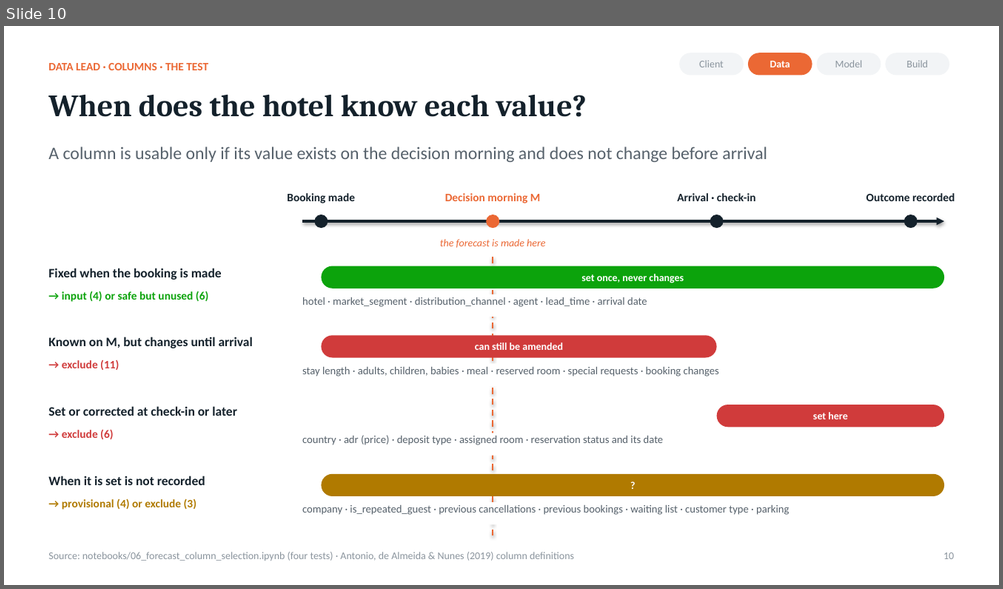
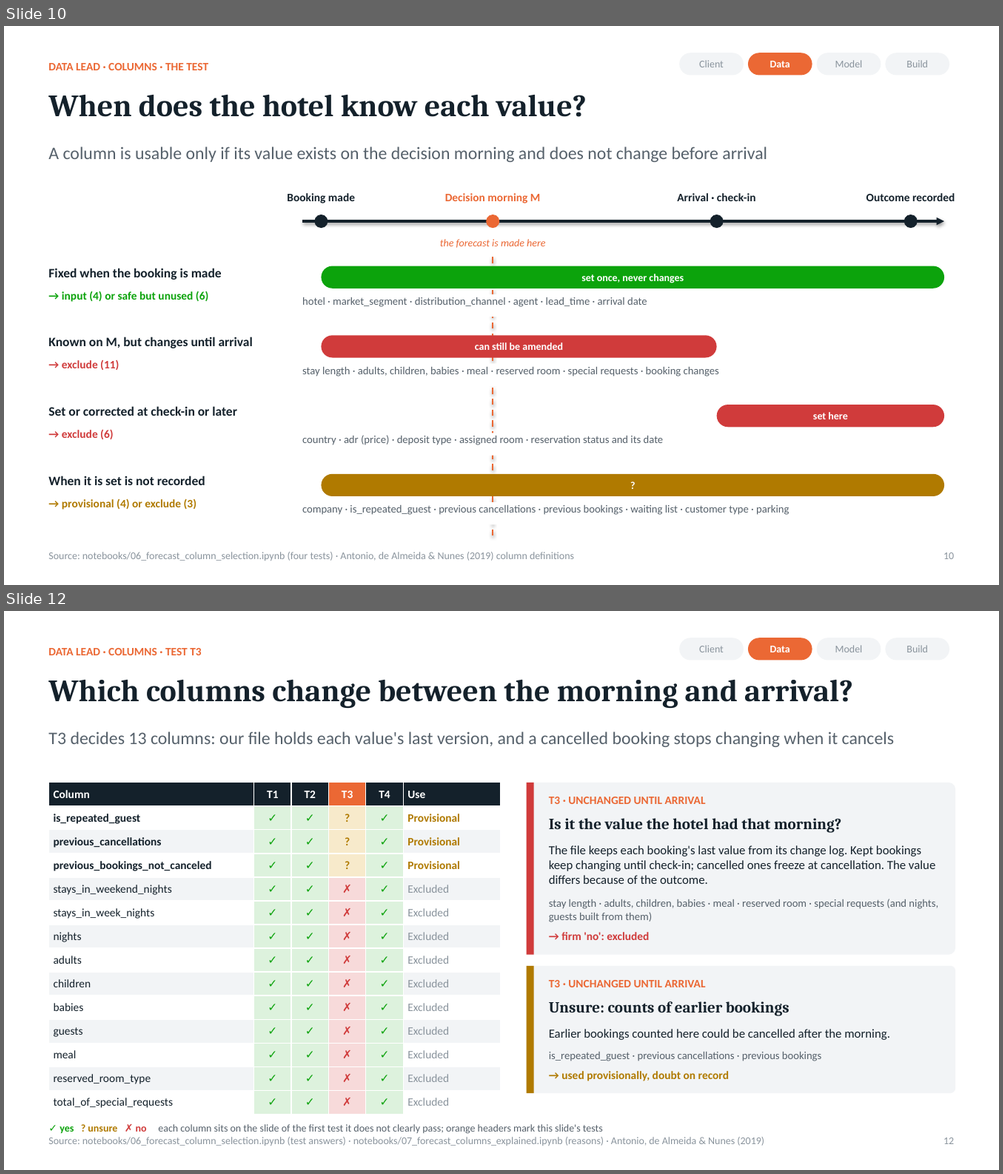
Before and after one commit to rohitpandeyai-star/IIT_GN_W06, a slide deck: Hotel_Overbooking_Deck_By_Lead.pptx. Shown one above the other, each under a label of ours: slide 10 before the commit, slides 10 and 12 after it; the slides between them are not shown. The pictures are 1003x589 and 1003x1174 pixels, drawn with LibreOffice and Linux fonts; fonts in the diff are those of the drawing. Boxes give left, top, right and bottom in pixels: in the first picture for what was removed or moved away, otherwise in the second. Text is boxed around its words. In the diff, an @@ line names an element or a change of style, - is before the commit and + after.

```diff
--- a/Hotel_Overbooking_Deck_By_Lead.pptx
+++ b/Hotel_Overbooking_Deck_By_Lead.pptx
@@ slide 12 added at [4, 611, 999, 1170], background #FFFFFF @@
@@ text added at [48, 648, 201, 655], 11 pt, text #EB6834, bold @@
+DATA LEAD · COLUMNS · TEST T3
@@ rounded rectangle added at [679, 638, 743, 661], fill #F2F4F6, 10 pt, text #8A949D @@
+Client
@@ rounded rectangle added at [748, 638, 812, 661], fill #EB6834, 10 pt, text #FFFFFF, bold @@
+Data
@@ rounded rectangle added at [817, 638, 881, 661], fill #F2F4F6, 10 pt, text #8A949D @@
+Model
@@ rounded rectangle added at [885, 638, 949, 661], fill #F2F4F6, 10 pt, text #8A949D @@
+Build
@@ text added at [48, 679, 853, 709], 30 pt, text #14212B, bold @@
+Which columns change between the morning and arrival?
@@ text added at [48, 732, 894, 747], 17 pt, text #56616B @@
+T3 decides 13 columns: our file holds each value's last version, and a cancelled booking stops changing when it cancels
@@ table added at [48, 783, 500, 1115], 14 rows, 6 columns @@
+Column | T1 | T2 | T3 | T4 | Use
+is_repeated_guest | ✓ | ✓ | ? | ✓ | Provisional
+previous_cancellations | ✓ | ✓ | ? | ✓ | Provisional
+previous_bookings_not_canceled | ✓ | ✓ | ? | ✓ | Provisional
+stays_in_weekend_nights | ✓ | ✓ | ✗ | ✓ | Excluded
+stays_in_week_nights | ✓ | ✓ | ✗ | ✓ | Excluded
+nights | ✓ | ✓ | ✗ | ✓ | Excluded
+adults | ✓ | ✓ | ✗ | ✓ | Excluded
+children | ✓ | ✓ | ✗ | ✓ | Excluded
+babies | ✓ | ✓ | ✗ | ✓ | Excluded
+guests | ✓ | ✓ | ✗ | ✓ | Excluded
+meal | ✓ | ✓ | ✗ | ✓ | Excluded
+reserved_room_type | ✓ | ✓ | ✗ | ✓ | Excluded
+total_of_special_requests | ✓ | ✓ | ✗ | ✓ | Excluded
@@ rounded rectangle added at [526, 783, 956, 955], fill #F2F4F6 @@
@@ rectangle added at [526, 783, 534, 955], fill #D03B3B @@
@@ text added at [549, 797, 706, 804], 11 pt, text #EB6834, bold @@
+T3 · UNCHANGED UNTIL ARRIVAL
@@ text added at [549, 818, 841, 833], 15 pt, text #14212B, bold @@
+Is it the value the hotel had that morning?
@@ text added at [549, 846, 935, 884], 12 pt, text #14212B @@
+The file keeps each booking's last value from its change log. Kept bookings keep changing until check-in; cancelled ones freeze at cancellation. The value differs because of the outcome.
@@ text added at [549, 899, 938, 923], 10.5 pt, text #56616B @@
+stay length · adults, children, babies · meal · reserved room · special requests (and nights, guests built from them)
@@ text added at [561, 932, 649, 940], 11 pt, text #D03B3B, bold @@
+→ firm 'no': excluded
@@ rounded rectangle added at [526, 966, 956, 1093], fill #F2F4F6 @@
@@ rectangle added at [526, 966, 534, 1093], fill #B07A00 @@
@@ text added at [549, 980, 706, 988], 11 pt, text #EB6834, bold @@
+T3 · UNCHANGED UNTIL ARRIVAL
@@ text added at [549, 1002, 789, 1017], 15 pt, text #14212B, bold @@
+Unsure: counts of earlier bookings
@@ text added at [549, 1029, 890, 1040], 12 pt, text #14212B @@
+Earlier bookings counted here could be cancelled after the morning.
@@ text added at [549, 1052, 821, 1062], 10.5 pt, text #56616B @@
+is_repeated_guest · previous cancellations · previous bookings
@@ text added at [561, 1071, 728, 1082], 11 pt, text #B07A00, bold @@
+→ used provisionally, doubt on record
@@ text added at [48, 1137, 764, 1146], 10 pt, text #8A949D @@
+Source: notebooks/06_forecast_column_selection.ipynb (test answers) · notebooks/07_forecast_columns_explained.ipynb (reasons) · Antonio, de Almeida & Nunes (2019)
@@ text added at [60, 1125, 603, 1134], 10 pt, text #56616B @@
+✓ yes ? unsure ✗ no each column sits on the slide of the first test it does not clearly pass; orange headers mark this slide's tests
@@ text added at [943, 1138, 953, 1145], 10 pt, text #8A949D @@
+12
```
Also in this commit, not shown: 15 slides changed, 1 other slide added, 1 other file.
